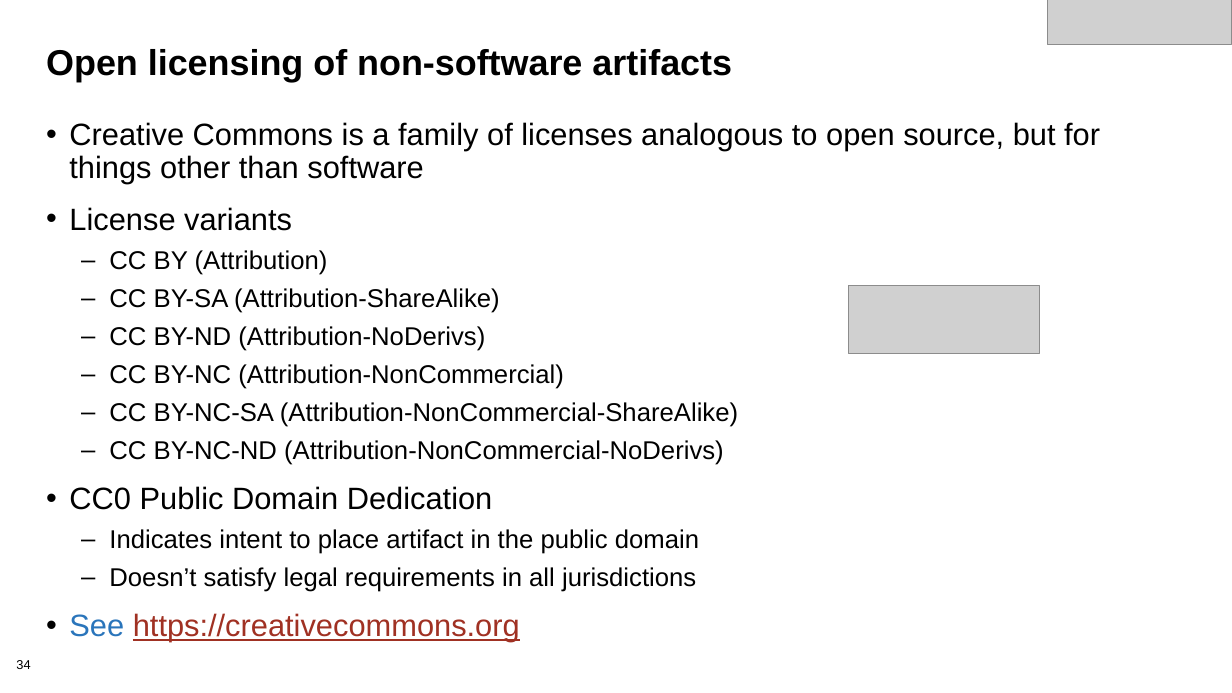
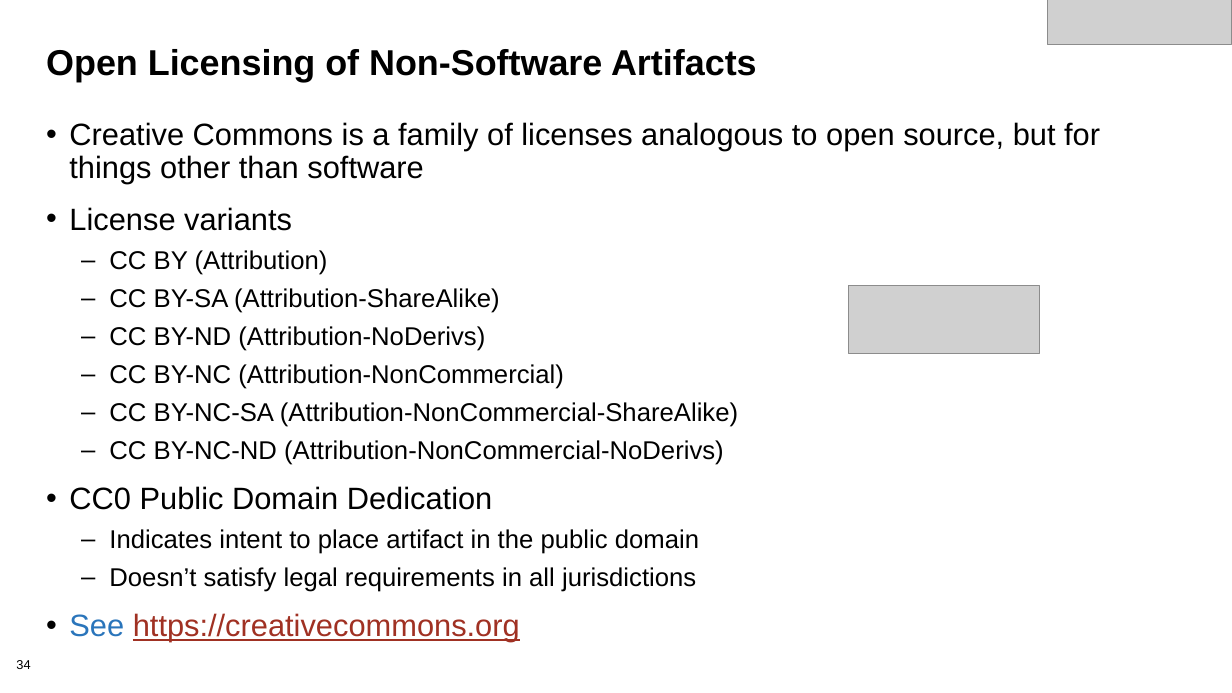
Before and after one commit to bssw-tutorial/presentations, a slide deck: slide 34 of licensing.pptx. Drawn at 1232x693 pixels with LibreOffice and Linux fonts; fonts in the diff are those of the drawing; grey boxes stand for pictures; background and template pictures are left out. Boxes give left, top, right and bottom in pixels: in the first picture for what was removed or moved away, otherwise in the second. Text is boxed around its words. In the diff, an @@ line names an element or a change of style, - is before the commit and + after.

Commit message:
Update licensing.pptx
Template and some content

```diff
--- a/licensing.pptx
+++ b/licensing.pptx
@@ title at box(46, 49, 757, 82): text changed @@
-Open licensing of non-software artifacts
+Open Licensing of Non-Software Artifacts
```
Also in this commit, not shown: 31 other slides changed.
